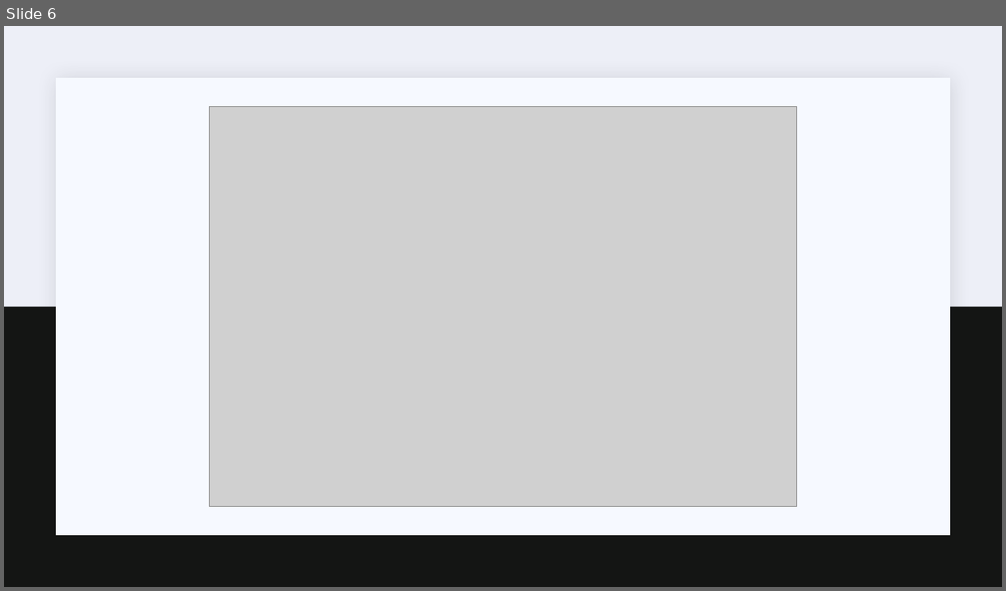
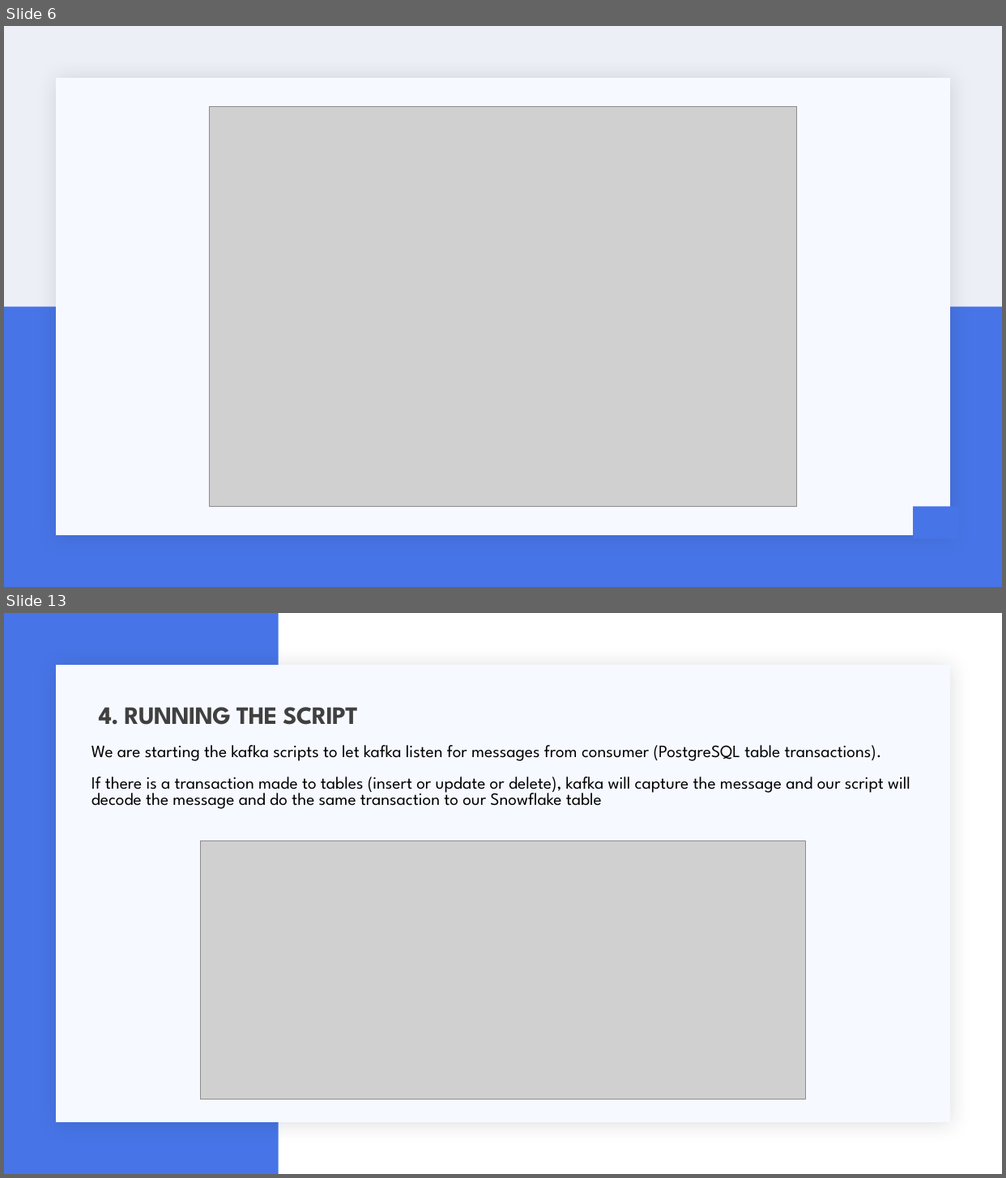
Before and after one commit to ranjith-ofcl/kafka_data_streaming, a slide deck: documents/about_project.pptx. Shown one above the other, each under a label of ours: slide 6 before the commit, slides 6 and 13 after it; the slides between them are not shown. The pictures are 1006x591 and 1006x1178 pixels, drawn with LibreOffice and Linux fonts; fonts in the diff are those of the drawing; grey boxes stand for pictures. Boxes give left, top, right and bottom in pixels: in the first picture for what was removed or moved away, otherwise in the second. Text is boxed around its words. In the diff, an @@ line names an element or a change of style, - is before the commit and + after.

```diff
--- a/documents/about_project.pptx
+++ b/documents/about_project.pptx
@@ slide 13 added at bbox=[4, 613, 1002, 1174], background #FFFFFF; not listed: 1 template element that a slide beside it also shows @@
@@ rectangle added at bbox=[4, 613, 278, 1174], fill #4775E7 @@
@@ text added at bbox=[99, 707, 358, 725], 24 pt, text #404040, bold @@
+4. RUNNING THE SCRIPT
@@ text added at bbox=[91, 745, 910, 809], 16.6 pt, text #000000 @@
+We are starting the kafka scripts to let kafka listen for messages from consumer (PostgreSQL table transactions).
+If there is a transaction made to tables (insert or update or delete), kafka will capture the message and our script will decode the message and do the same transaction to our Snowflake table
@@ picture added at bbox=[201, 841, 806, 1101] @@
@@ slide 6 changed as well @@
@@ rectangle at bbox=[4, 307, 1002, 587]: fill #141514 to #4775E7 @@
@@ rectangle added at bbox=[914, 506, 959, 539], fill #4775E7 @@
```
Also in this commit, not shown: 6 other slides changed, 8 other slides added, 10 slides removed, 11 other files.
